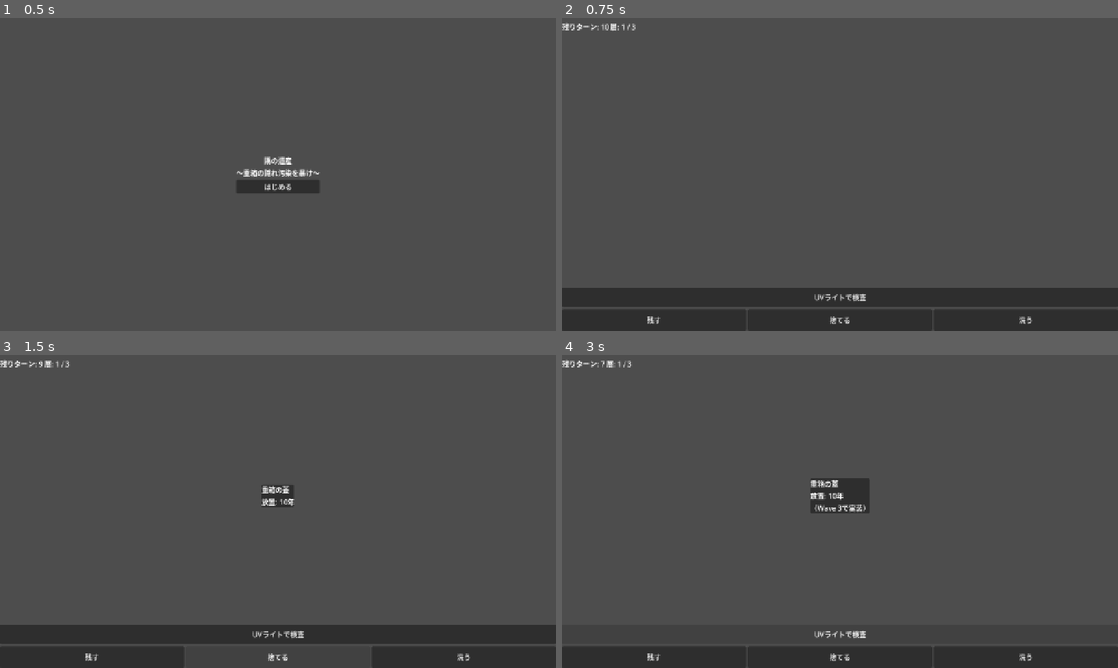
Above: before the commit, frames 1-4 (two rows, left to right).
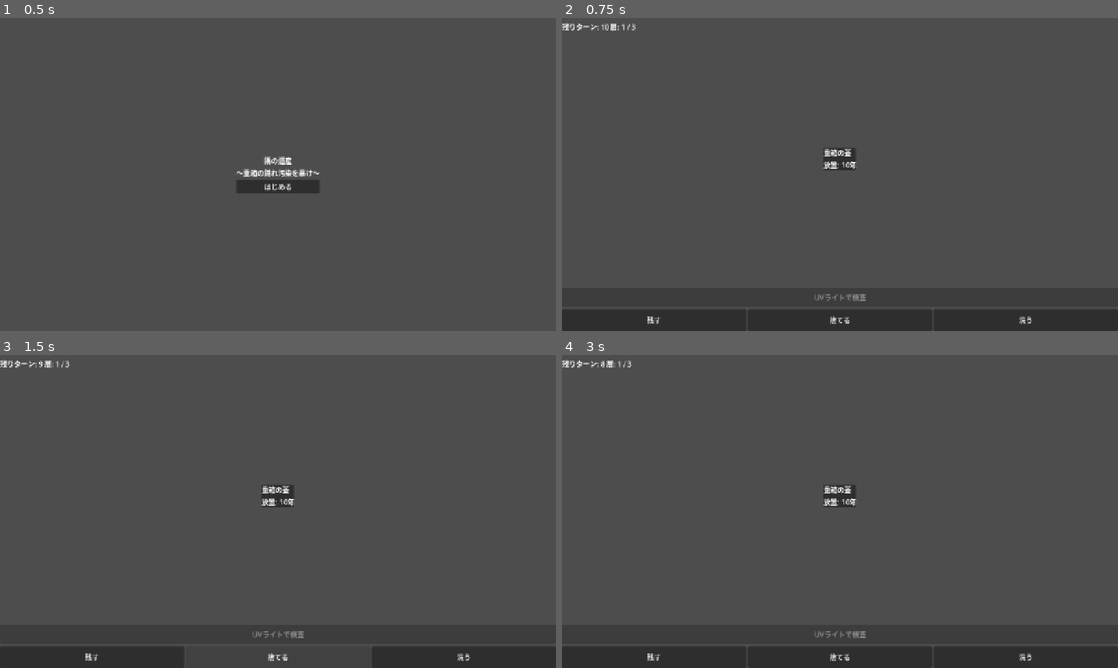
Above: after the commit, the same moments.

Repository: terisuke/legacy-corner
Game: Godot game, scene res://scenes/main/main.tscn
The game is run twice, just before and just after one commit, with the same random seed, the same clock (stepped at 60 frames per second) and the same inputs.
Inputs (mouse positions are in pixels of both pictures, inside the frame that each line leads up to):
- Up to frame 1 (0.5 s): no input
- Up to frame 2 (0.75 s): click "はじめる" at 0.5 s
- Up to frame 3 (1.5 s): click "捨てる" at 1.25 s
- Up to frame 4 (3 s): click "洗う" at 2 s; click (840, 633) at 2.75 s, where only the run before the commit has a clickable "UVライトで検査"

Frame 1 is identical in both runs. In frame 2, 0.4% of the frame differs, in the area x 45-55%, y 41-91%; in frame 3, less than 0.1%; in frame 4, 1.0%, in the area x 7-56%, y 1-91%.
Error before the commit: Invalid access to property or key 'LAYERS_COUNT' on a base object of type 'Node (game_manager.gd)'. (res://scenes/main/main.gd:66)

Commit message:
fix: address Wave 2 code review — CRITICAL-1/3/4 + HIGH-1/2/3
- CRITICAL-1: Replace GameManager.LAYERS_COUNT with getter (safe fallback)
- CRITICAL-3: Remove hardcoded wash_success_rate 0.5 fallback (INV-6)
- CRITICAL-4: Delegate wash logic to ContaminationSystem.attempt_wash()
- HIGH-2: Disable tool_button until Wave 3 (no turn waste on stub)
- HIGH-3: Always show memory on discard (no is_contaminated branch in UI = INV-3)
- MEDIUM-4: Disable action buttons when item is empty

Co-Authored-By: Claude Opus 4.6 (1M context) <noreply@anthropic.com>

Diff:
--- a/scenes/main/main.gd
+++ b/scenes/main/main.gd
@@ -15,11 +15,12 @@
 @onready var retry_button := $ResultPanel/VBoxContainer/RetryButton
 
 var _current_item_card: Node = null
-var ItemCardScene: PackedScene = null
+var _item_card_scene: PackedScene = null
+var _contamination_system := ContaminationSystem.new()
 
 
 func _ready() -> void:
-	ItemCardScene = load("res://scenes/box/item_card.tscn")
+	_item_card_scene = load("res://scenes/box/item_card.tscn")
 
 	GameManager.state_changed.connect(_on_state_changed)
 	GameManager.turn_consumed.connect(_on_turn_consumed)
@@ -31,6 +32,9 @@
 	discard_button.pressed.connect(_on_discard_pressed)
 	wash_button.pressed.connect(_on_wash_pressed)
 	tool_button.pressed.connect(_on_tool_pressed)
+
+	# Tool button disabled until Wave 3 integration is complete
+	tool_button.disabled = true
 
 	_show_panel(title_panel)
 
@@ -63,7 +67,8 @@
 
 
 func _on_layer_opened(layer_index: int) -> void:
-	layer_label.text = "層: %d / %d" % [layer_index + 1, GameManager.LAYERS_COUNT]
+	var layers_count: int = GameManager.get_layers_count() if GameManager.has_method("get_layers_count") else 3
+	layer_label.text = "層: %d / %d" % [layer_index + 1, layers_count]
 	_show_current_item()
 
 
@@ -78,9 +83,10 @@
 
 	var item: Dictionary = GameManager.get_current_item()
 	if item.is_empty():
+		_set_actions_enabled(false)
 		return
 
-	_current_item_card = ItemCardScene.instantiate()
+	_current_item_card = _item_card_scene.instantiate()
 	item_area.add_child(_current_item_card)
 	_current_item_card.setup(item)
 
@@ -95,7 +101,7 @@
 	wash_button.disabled = (
 		not enabled or not GameManager.get_current_item().get("washable", false)
 	)
-	tool_button.disabled = not enabled
+	# tool_button stays disabled until Wave 3
 
 
 func _on_keep_pressed() -> void:
@@ -111,7 +117,8 @@
 		return
 	var item: Dictionary = GameManager.get_current_item()
 	ScoreManager.record_decision(item, "discard", {})
-	if not item.get("is_contaminated", false) and _current_item_card != null:
+	# Always show memory on discard (INV-3: no is_contaminated branch in UI)
+	if _current_item_card != null:
 		_current_item_card.show_memory()
 	_advance_to_next()
 
@@ -120,18 +127,16 @@
 	if not GameManager.use_turn():
 		return
 	var item: Dictionary = GameManager.get_current_item()
-	var success: bool = GameManager.rng.randf() < item.get("wash_success_rate", 0.5)
+	# Delegate to ContaminationSystem (single authority for wash logic)
+	var success: bool = _contamination_system.attempt_wash(item, GameManager.rng)
 	var action: String = "wash_success" if success else "wash_fail"
 	ScoreManager.record_decision(item, action, {})
 	_advance_to_next()
 
 
 func _on_tool_pressed() -> void:
-	if not GameManager.use_turn():
-		return
-	var item: Dictionary = GameManager.get_current_item()
-	if _current_item_card != null:
-		_current_item_card.show_tool_result("（Wave 3で実装）")
+	# Disabled in MVP — will be enabled in Wave 3 with ContaminationSystem.inspect_item()
+	pass
 
 
 func _advance_to_next() -> void:
